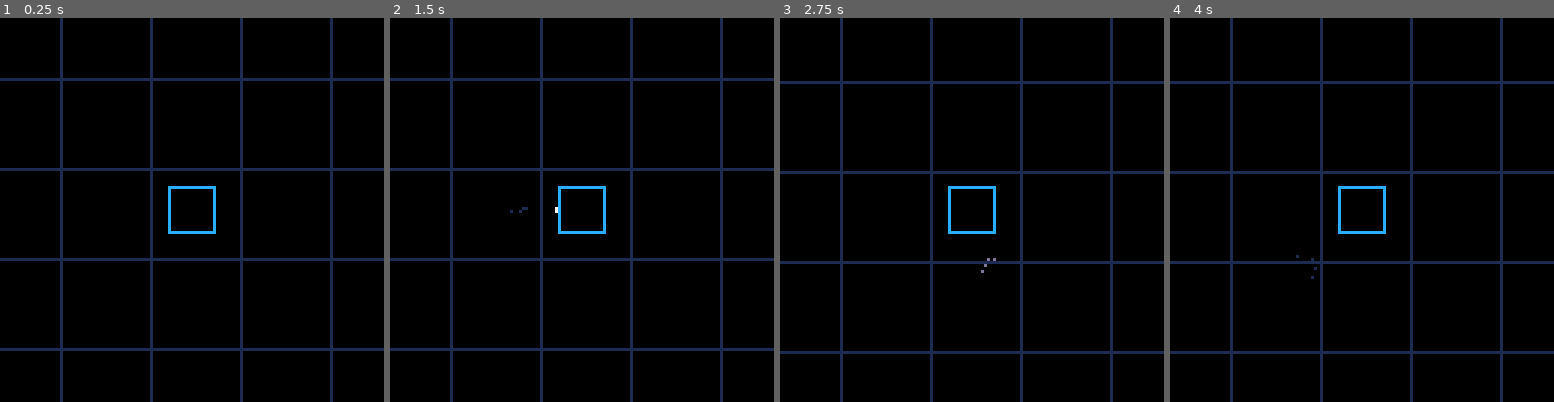
Above: before the commit, frames 1-4 (left to right).
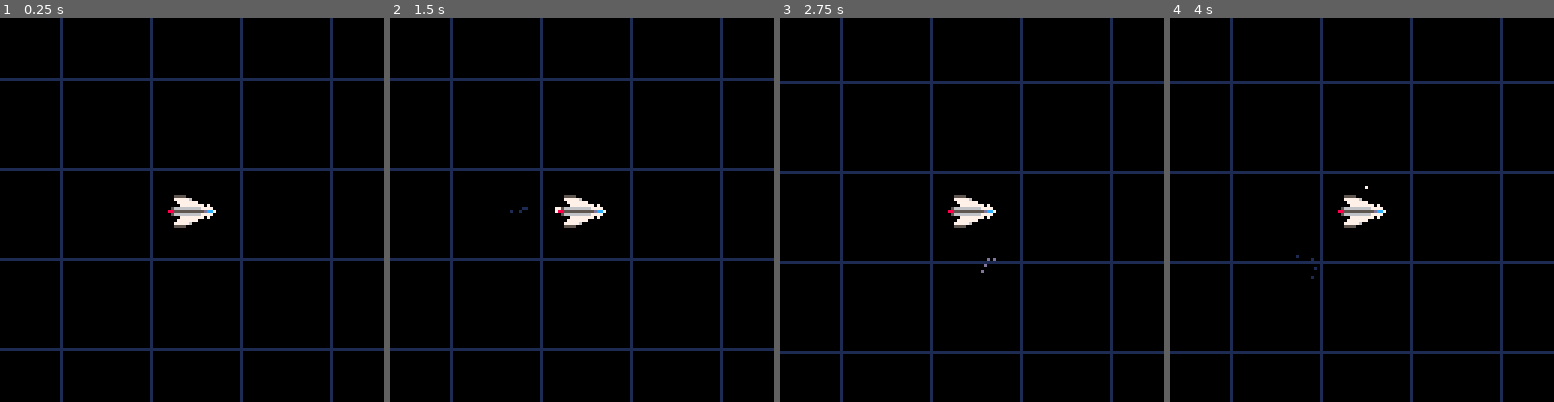
Above: after the commit, the same moments.

Repository: hlship/pico-8
Game: PICO-8 cartridge escape-clause/escape-clause.p8
The game is run twice, just before and just after one commit, with the same random seed, the same clock (stepped at 60 frames per second) and the same inputs.
Inputs:
- Up to frame 1 (0.25 s): no input
- Up to frame 2 (1.5 s): tap O (Z key) at 0.33, 0.7, 1.43 s; tap X (X key) at 1.07 s
- Up to frame 3 (2.75 s): hold Left 1.97-2.37 s; tap X (X key) at 2.07, 2.4, 2.73 s; tap O (Z key) at 2.22 s
- Up to frame 4 (4 s): hold Right 2.87-3.53 s; tap X (X key) at 3.07, 3.4, 3.73 s; tap O (Z key) at 3.1, 3.98 s

The runs differ from the first frame. In frame 1, 0.9% of the frame differs, in the area x 43-57%, y 43-57%; in frame 2, 0.9%; in frame 3, 0.9%; in frame 4, 0.9%.

Commit message:
New ship sprites

Diff:
--- a/escape-clause/escape-clause.p8
+++ b/escape-clause/escape-clause.p8
@@ -9,22 +9,22 @@
 #include loop.p8
 
 __gfx__
-cccccccccccccccc0000000000000000000000000000000000000000000000000000000000000000000000000000000000000000000000000000000000000000
-c00000000000000c0000000000000000000000000000000000000000000000000000000000000000000000000000000000000000000000000000000000000000
-c00000000000000c0000000000000000000000000000000000000000000000000000000000000000000000000000000000000000000000000000000000000000
-c00000000000000c0000000000000000000000000000000000000000000000000000000000000000000000000000000000000000000000000000000000000000
-c00000000000000c0000000000000000000000000000000000000000000000000000000000000000000000000000000000000000000000000000000000000000
-c00000000000000c0000000000000000000000000000000000000000000000000000000000000000000000000000000000000000000000000000000000000000
-c00000000000000c0000000000000000000000000000000000000000000000000000000000000000000000000000000000000000000000000000000000000000
-c00000000000000c0000000000000000000000000000000000000000000000000000000000000000000000000000000000000000000000000000000000000000
-c00000000000000c0000000000000000000000000000000000000000000000000000000000000000000000000000000000000000000000000000000000000000
-c00000000000000c0000000000000000000000000000000000000000000000000000000000000000000000000000000000000000000000000000000000000000
-c00000000000000c0000000000000000000000000000000000000000000000000000000000000000000000000000000000000000000000000000000000000000
-c00000000000000c0000000000000000000000000000000000000000000000000000000000000000000000000000000000000000000000000000000000000000
-c00000000000000c0000000000000000000000000000000000000000000000000000000000000000000000000000000000000000000000000000000000000000
-c00000000000000c0000000000000000000000000000000000000000000000000000000000000000000000000000000000000000000000000000000000000000
-c00000000000000c0000000000000000000000000000000000000000000000000000000000000000000000000000000000000000000000000000000000000000
-cccccccccccccccc0000000000000000000000000000000000000000000000000000000000000000000000000000000000000000000000000000000000000000
+00000000000000000000000000000000000000007000000000000000000000000000000000000000000000000000000000000000000000000000000000000000
+0000000000000000000000000000777000000007c700000000000000000000000000000000000000000000000000000000000000000000000000000000000000
+00000000000000000000000000000c7000000077c770000000000000000000000000000000000000000000000000000000000000000000000000000000000000
+0055550000000000000000000000c07000000007d700000000000000000000000000000000000000000000000000000000000000000000000000000000000000
+00777776000000000000000077760000000000775770000000000000000000000000000000000000000000000000000000000000000000000000000000000000
+00077777770000000005777776570000000000765670000000000000000000000000000000000000000000000000000000000000000000000000000000000000
+00007777777707000057777765670000000007765677000000000000000000000000000000000000000000000000000000000000000000000000000000000000
+05666666666777700577777656770000000007765677000000000000000000000000000000000000000000000000000000000000000000000000000000000000
+885555555555dcc75777776567700000000067765677600000000000000000000000000000000000000000000000000000000000000000000000000000000000
+05666666666777707077765677700000000077765677700000000000000000000000000000000000000000000000000000000000000000000000000000000000
+00007777777707000007656777700000000577765677750000000000000000000000000000000000000000000000000000000000000000000000000000000000
+00077777770000000076567777700000000577765677750000000000000000000000000000000000000000000000000000000000000000000000000000000000
+00777776000000000065677777500000000577065607750000000000000000000000000000000000000000000000000000000000000000000000000000000000
+00555500000000000586707775000000000570065600750000000000000000000000000000000000000000000000000000000000000000000000000000000000
+00000000000000000850000750000000000000058500000000000000000000000000000000000000000000000000000000000000000000000000000000000000
+00000000000000000000007500000000000000008000000000000000000000000000000000000000000000000000000000000000000000000000000000000000
 __map__
 0200000000000000000000000000000000000000000000000000000000000000000000000000000000000000000000000000000000000000000000000000000000000000000000000000000000000000000000000000000000000000000000000000000000000000000000000000000000000000000000000000000000000000
 0202020202020202020202020000000000000000000000000000000000000000000000000000000000000000000000000000000000000000000000000000000000000000000000000000000000000000000000000000000000000000000000000000000000000000000000000000000000000000000000000000000000000000
